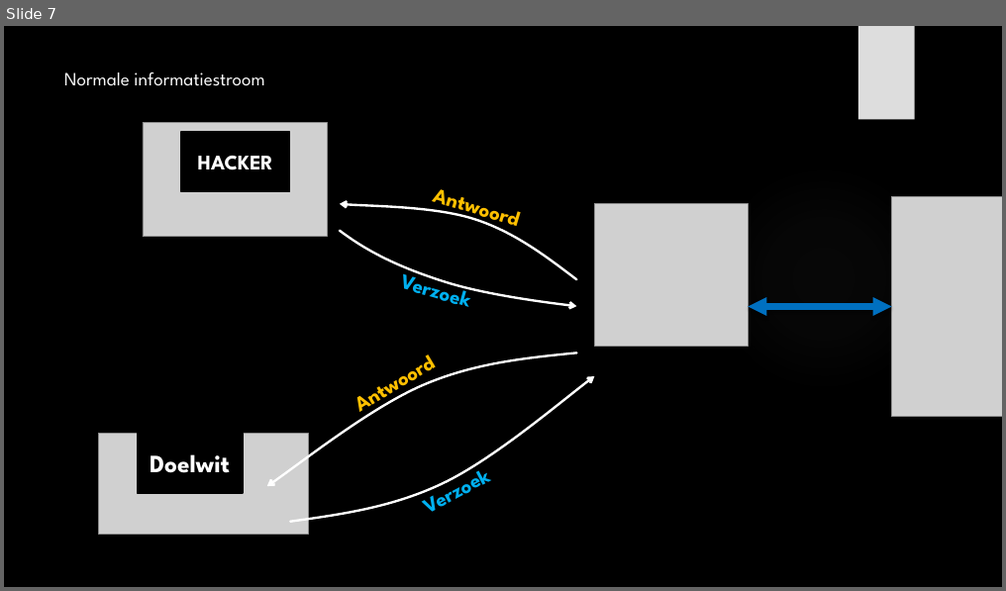
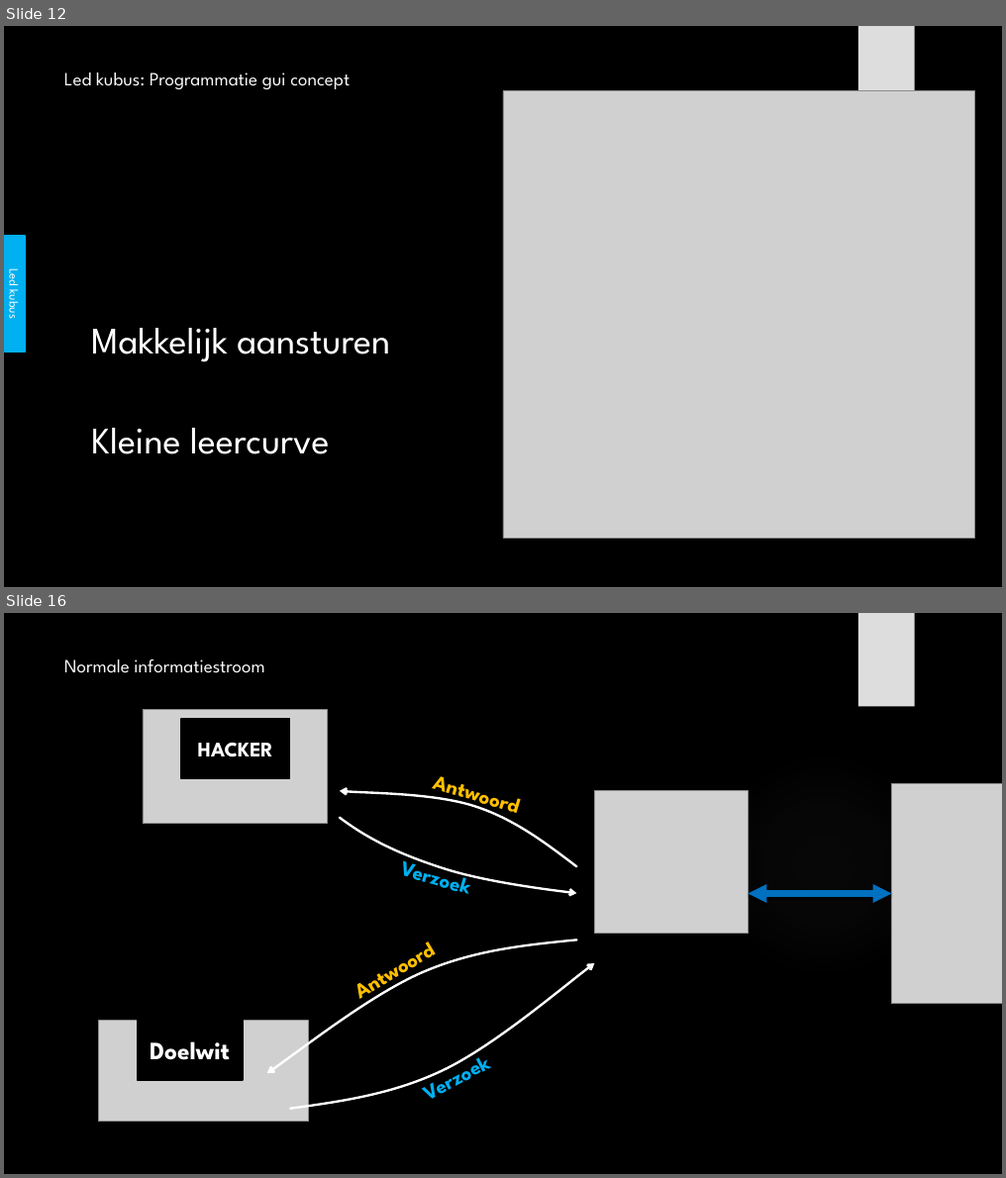
Before and after one commit to its-3ncrypt/Led_Cube_arduino, a slide deck: _Administratie/Presentatie GIP.pptx. Shown one above the other, each under a label of ours: slide 7 before the commit, slides 12 and 16 after it; the slides between them are not shown. The pictures are 1006x591 and 1006x1178 pixels, drawn with LibreOffice and Linux fonts; fonts in the diff are those of the drawing; grey boxes stand for pictures; background and template pictures are left out. Boxes give left, top, right and bottom in pixels: in the first picture for what was removed or moved away, otherwise in the second. Text is boxed around its words. In the diff, an @@ line names an element or a change of style, - is before the commit and + after.

```diff
--- a/_Administratie/Presentatie GIP.pptx
+++ b/_Administratie/Presentatie GIP.pptx
@@ slide 12 added at [4, 26, 1002, 587], background picture (left out); not listed: 1 template element that a slide beside it also shows @@
@@ title added at [64, 73, 350, 89], 18 pt, text #F8F8F8 @@
+Led kubus: Programmatie gui concept
@@ picture added at [503, 91, 975, 538] @@
@@ rectangle added at [4, 236, 25, 353], fill #00B0F0, outline #00B0F0 1.5 pt, 12 pt, text #FFFFFF @@
+Led kubus
@@ text added at [91, 328, 390, 455], 36 pt, text #FFFFFF @@
+Makkelijk aansturen
+Kleine leercurve
@@ what was slide 7 is now slide 16 @@
```
Also in this commit, not shown: 3 slides changed, 11 other slides added, 3 slides removed.
